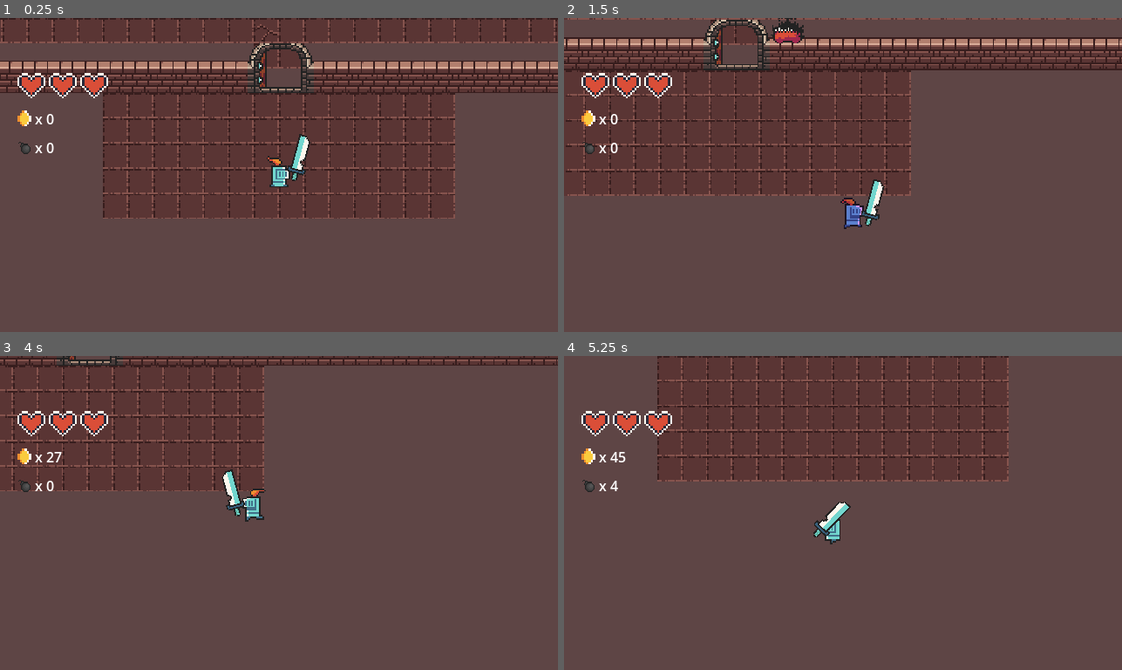
Above: before the commit, frames 1-4 (two rows, left to right).
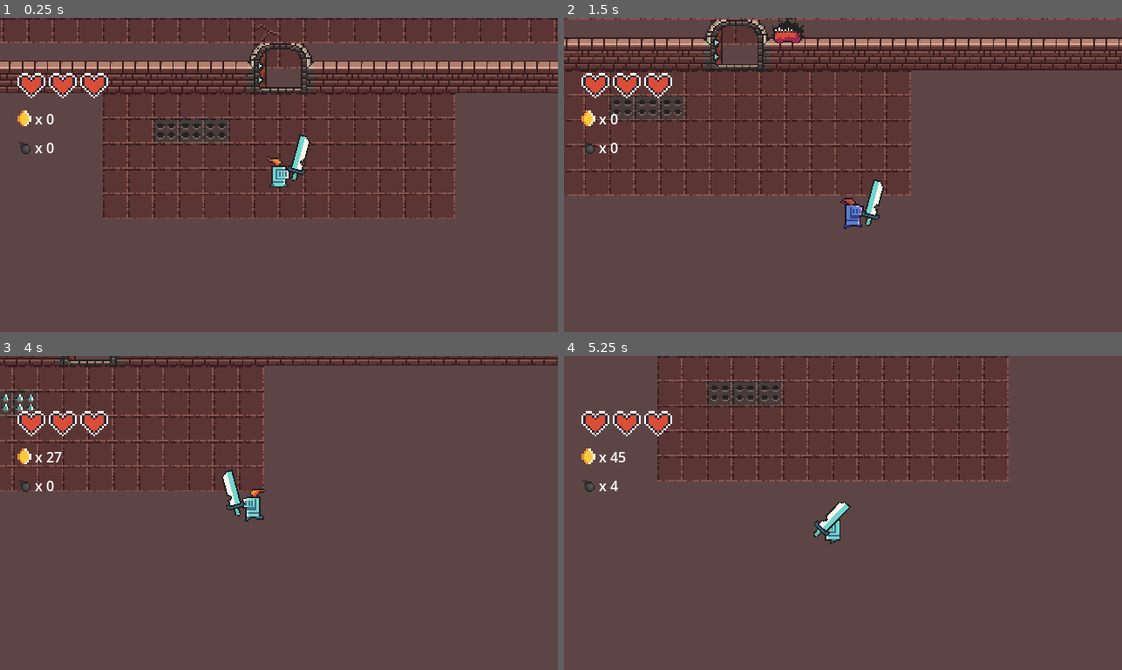
Above: after the commit, the same moments.

Repository: dadifr/Mobile_comp_Godot
Game: Godot game, scene res://scenes/world.tscn
Two runs of this game, one before a commit and one after it. Both use one fixed random seed, a clock stepped at 60 frames per second and the inputs below. This scene is started directly instead of the project's main scene.
Inputs:
- Up to frame 1 (0.25 s): no input
- Up to frame 2 (1.5 s): tap Enter at 0.5 s; hold Right (ui_right) 0.53-1.28 s; tap Space (attack) at 0.6 s; hold Down (ui_down) from 1.28 s (still down); tap Shift (dash) at 1.35 s
- Up to frame 3 (4 s): release Down (ui_down) at 2.03 s; hold Right (ui_right) 2.03-2.78 s; tap F (interact) at 2.1 s; hold Up (ui_up) 2.78-3.53 s; tap E (place_bomb) at 2.85 s; hold Left (ui_left) from 3.53 s (still down); hold M from 3.53 s (still down)
- Up to frame 4 (5.25 s): release M at 4.28 s; tap B at 4.35 s; release Left (ui_left) at 5.03 s; hold Down (ui_down) from 5.03 s (still down); tap Space (attack) at 5.1 s

The runs differ from the first frame. In frame 1, 0.3% of the frame differs, in the area x 28-41%, y 33-39%; in frame 2, 0.3%; in frame 3, 0.1%; in frame 4, 0.3%.

Commit message:
spikes
aggiunte nuove trappole a terra

Diff:
--- /dev/null
+++ b/scenes/Spikes.tscn
@@ -0,0 +1,65 @@
+[gd_scene load_steps=9 format=3 uid="uid://vaveg5gn5tj3"]
+
+[ext_resource type="Script" uid="uid://dhp82w1hck351" path="res://scripts/Spikes.gd" id="1_mmke3"]
+[ext_resource type="Texture2D" uid="uid://c61msblyysns7" path="res://assets/sprites/atlas_floor-16x16.png" id="2_y722w"]
+
+[sub_resource type="AtlasTexture" id="AtlasTexture_inyri"]
+atlas = ExtResource("2_y722w")
+region = Rect2(32, 48, 16, 16)
+
+[sub_resource type="AtlasTexture" id="AtlasTexture_jlbis"]
+atlas = ExtResource("2_y722w")
+region = Rect2(48, 48, 16, 16)
+
+[sub_resource type="AtlasTexture" id="AtlasTexture_bp7kr"]
+atlas = ExtResource("2_y722w")
+region = Rect2(0, 48, 16, 16)
+
+[sub_resource type="AtlasTexture" id="AtlasTexture_mmke3"]
+atlas = ExtResource("2_y722w")
+region = Rect2(16, 48, 16, 16)
+
+[sub_resource type="SpriteFrames" id="SpriteFrames_k651r"]
+animations = [{
+"frames": [{
+"duration": 1.0,
+"texture": SubResource("AtlasTexture_inyri")
+}, {
+"duration": 1.0,
+"texture": SubResource("AtlasTexture_jlbis")
+}],
+"loop": true,
+"name": &"active",
+"speed": 3.0
+}, {
+"frames": [{
+"duration": 1.0,
+"texture": SubResource("AtlasTexture_bp7kr")
+}],
+"loop": true,
+"name": &"safe",
+"speed": 5.0
+}, {
+"frames": [{
+"duration": 1.0,
+"texture": SubResource("AtlasTexture_mmke3")
+}],
+"loop": true,
+"name": &"warn",
+"speed": 5.0
+}]
+
+[sub_resource type="RectangleShape2D" id="RectangleShape2D_nbr0x"]
+size = Vector2(12, 12)
+
+[node name="Spikes" type="Area2D"]
+script = ExtResource("1_mmke3")
+
+[node name="AnimatedSprite2D" type="AnimatedSprite2D" parent="."]
+sprite_frames = SubResource("SpriteFrames_k651r")
+animation = &"active"
+
+[node name="CollisionShape2D" type="CollisionShape2D" parent="."]
+shape = SubResource("RectangleShape2D_nbr0x")
+
+[node name="Timer" type="Timer" parent="."]
--- a/scenes/world.tscn
+++ b/scenes/world.tscn
@@ -35,6 +35,7 @@
 [ext_resource type="Texture2D" uid="uid://b8sn5ax3v15ep" path="res://assets/sprites/frames pg e utility/utility/flask_green.png" id="31_4kbfs"]
 [ext_resource type="PackedScene" uid="uid://tdr8wsktl1an" path="res://scenes/BigSpeedPotion.tscn" id="32_f17e3"]
 [ext_resource type="Texture2D" uid="uid://yf8tjoivi64p" path="res://assets/sprites/frames pg e utility/utility/flask_big_green.png" id="33_x2olw"]
+[ext_resource type="PackedScene" uid="uid://vaveg5gn5tj3" path="res://scenes/Spikes.tscn" id="36_x2olw"]
 
 [sub_resource type="TileSetAtlasSource" id="TileSetAtlasSource_4wyf3"]
 texture = ExtResource("1_4wyf3")
@@ -700,4 +701,15 @@
 big_speed_potion_price_range = Vector2i(20, 23)
 big_speed_potion_chance = 0.09
 
+[node name="Spikes" parent="." instance=ExtResource("36_x2olw")]
+position = Vector2(296, 440)
+
+[node name="Spikes2" parent="." instance=ExtResource("36_x2olw")]
+position = Vector2(312, 440)
+safe_time = 1.9
+
+[node name="Spikes3" parent="." instance=ExtResource("36_x2olw")]
+position = Vector2(328, 440)
+safe_time = 1.8
+
 [editable path="DungeonRoom"]
--- /dev/null
+++ b/scripts/Spikes.gd
@@ -0,0 +1,81 @@
+extends Area2D
+
+# --- CONFIGURAZIONE ---
+@export var damage: int = 1
+@export_group("Timers")
+@export var safe_time: float = 2.0   # Tempo in cui sono giù
+@export var warn_time: float = 1.0   # Tempo di avvertimento (tremolio)
+@export var active_time: float = 1.5 # Tempo in cui sono su (pericolose)
+
+# --- STATI ---
+# Definiamo i 3 stati possibili della trappola
+enum State { SAFE, WARN, ACTIVE }
+var current_state = State.SAFE
+
+# --- RIFERIMENTI ---
+@onready var anim = $AnimatedSprite2D
+@onready var timer = $Timer
+
+func _ready():
+	body_entered.connect(_on_body_entered)
+	timer.timeout.connect(_on_timer_timeout)
+
+	# Si comincia sempre dallo stato sicuro
+	change_state(State.SAFE)
+
+# --- GESTIONE DEL CICLO (STATE MACHINE) ---
+
+# Questa funzione gestisce cosa succede quando il timer scade
+func _on_timer_timeout():
+	match current_state:
+		State.SAFE:
+			# Finito il tempo sicuro, si passa all'avvertimento
+			change_state(State.WARN)
+		State.WARN:
+			# Finito l'avvertimento, le spine scattano su!
+			change_state(State.ACTIVE)
+		State.ACTIVE:
+			# Finito il tempo attivo, tornano giù
+			change_state(State.SAFE)
+
+# Questa funzione centrale gestisce il cambio di stato
+func change_state(new_state):
+	current_state = new_state
+	timer.stop() # Fermiamo il timer vecchio prima di riavviarlo
+
+	match current_state:
+		State.SAFE:
+			anim.play("safe")
+			timer.wait_time = safe_time
+			timer.start()
+
+		State.WARN:
+			anim.play("warn") # Assicurati di aver creato questa animazione!
+			timer.wait_time = warn_time
+			timer.start()
+
+		State.ACTIVE:
+			anim.play("active")
+			timer.wait_time = active_time
+			timer.start()
+			# CONTROLLO CRUCIALE: Appena diventano attive, controlla chi c'è sopra
+			check_overlapping_bodies()
+
+# --- GESTIONE DANNO ---
+
+# Controlla chi è già sopra le spine nel momento in cui scattano
+func check_overlapping_bodies():
+	var bodies = get_overlapping_bodies()
+	for body in bodies:
+		deal_damage(body)
+
+# Controlla chi entra sulle spine mentre sono già su
+func _on_body_entered(body):
+	# Il danno si applica SOLO se lo stato attuale è ACTIVE
+	if current_state == State.ACTIVE:
+		deal_damage(body)
+
+# Funzione helper per applicare il danno
+func deal_damage(body):
+	if body.is_in_group("player") and body.has_method("take_damage"):
+		body.take_damage(damage, global_position)
Not shown: 1 places in scenes/world.tscn that only renumber resources
Not shown, added: scripts/Spikes.gd.uid
